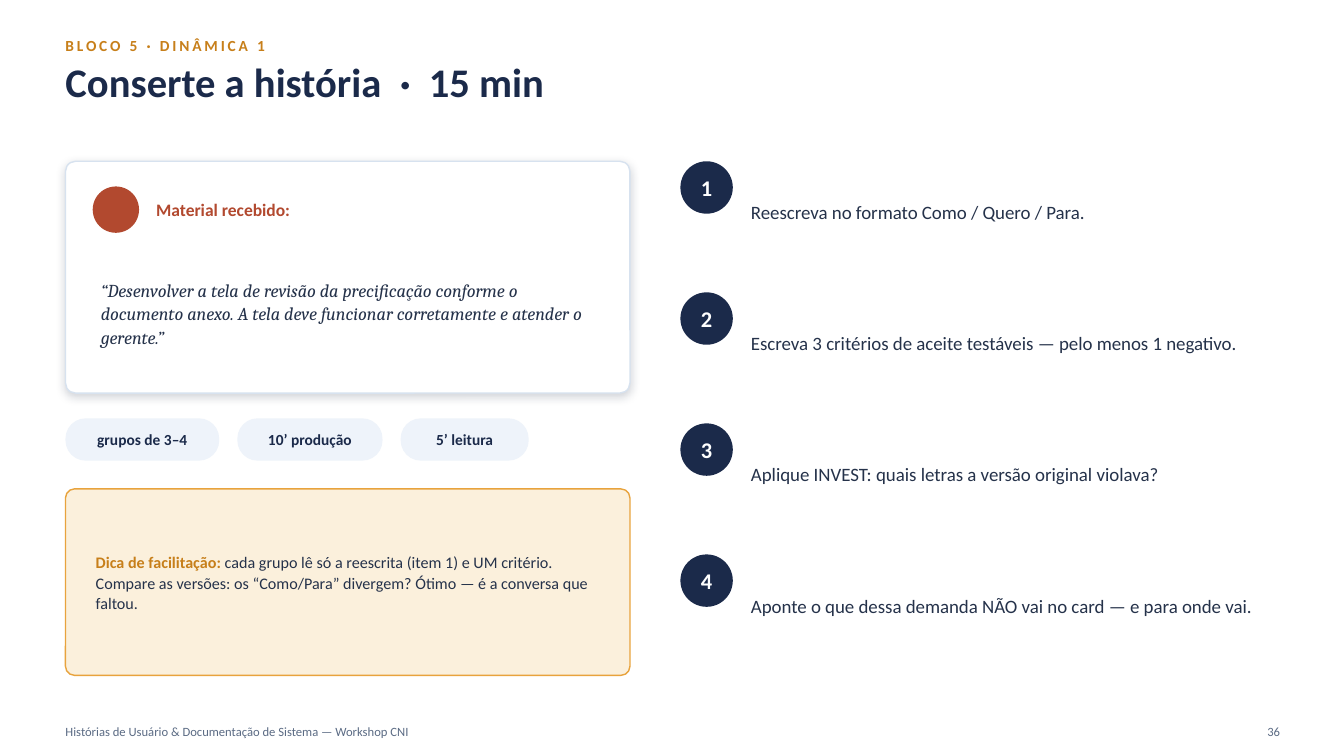
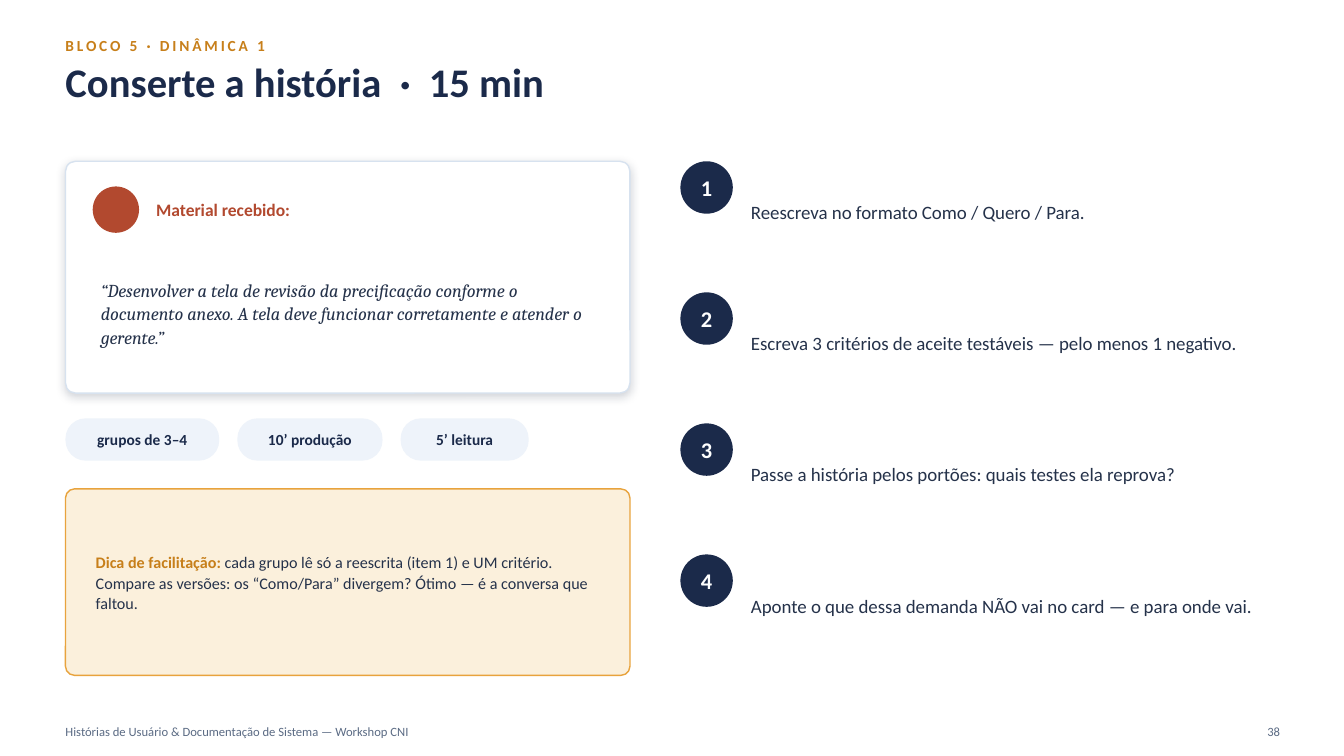
Before and after one commit to andromarcio/doc-template-engine, a slide deck: slide 38 of workshops/workshop-historias-usuario-documentacao.pptx (slide 36 before the commit). Drawn at 1344x756 pixels with LibreOffice and Linux fonts; fonts in the diff are those of the drawing; background and template pictures are left out. Boxes give left, top, right and bottom in pixels: in the first picture for what was removed or moved away, otherwise in the second. Text is boxed around its words. In the diff, an @@ line names an element or a change of style, - is before the commit and + after.

```diff
--- a/workshops/workshop-historias-usuario-documentacao.pptx
+++ b/workshops/workshop-historias-usuario-documentacao.pptx
@@ text at <box>751,468,1175,484</box>: text changed @@
-Aplique INVEST: quais letras a versão original violava?
+Passe a história pelos portões: quais testes ela reprova?
@@ text at <box>1267,727,1280,736</box>: text changed @@
-36
+38
```
Also in this commit, not shown: 5 other slides changed, 2 slides added.
